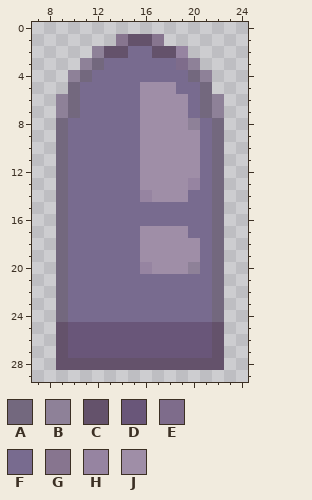
File history of a pixel-art sprite, My project/Assets/Texture/spaceshipBullet/bullet3.png. Above is the file before it was changed.
The file is 32x32 pixels. Colours within 5 levels of each other are drawn and written as one. Shown: x 7..24, y 0..29.
Palette (. is transparent): A #73687e  B #8e8198  C #64526b  D #695679  E #7e6c8b  F #786b8f  G #87758f  H #9684a1  J #9f8ea7
The result:
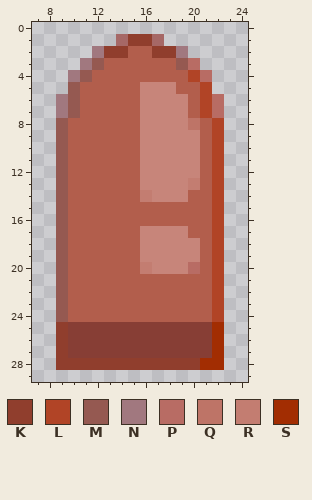
Colours new in this view: K #903e2d  L #b14426  M #955951  N #a1787f  P #b86c64  Q #be7467  R #c37d71  S #a22d02
The commit says: menuControl upload + bullet color change
Changes in this commit:
colour D: #695679 -> #873e35
colour F: #786b8f -> #b25e4c
colour G: #87758f -> #a66866
colour J: #9f8ea7 -> #c7857a
y 1: x 15..16 CC -> KK
y 2: x 12..14 BCC -> NKK; x 17..19 CCH -> KKN
y 3: x 11..12 BA -> NM; x 19..20 EB -> MP
y 4: x 10..11 BA -> NM; x 20..21 AB -> LP
y 5: x 10 A -> M; x 21 A -> L
y 6..7: x 9..10 BA -> NM; x 21..22 AB -> LP
y 8: x 9 A -> M; x 20 B -> Q; x 22 A -> L
y 9..12: x 9 A -> M; x 22 A -> L
y 13: x 9 A -> M; x 20 H -> R; x 22 A -> L
y 14: x 9 A -> M; x 16 H -> R; x 22 A -> L
y 15..19: x 9 A -> M; x 22 A -> L
y 20: x 9 A -> M; x 16 H -> R; x 20 B -> P; x 22 A -> L
y 21..24: x 9 A -> M; x 22 A -> L
y 25..27: x 9 C -> K; x 22 C -> S
y 28: x 9..22 CCCCCCCCCCCCCC -> KKKKKKKKKKKKSS
Changed places in both pictures, as pixel boxes (x1, y1, x2, y2):
changed: (56, 34, 224, 370)
